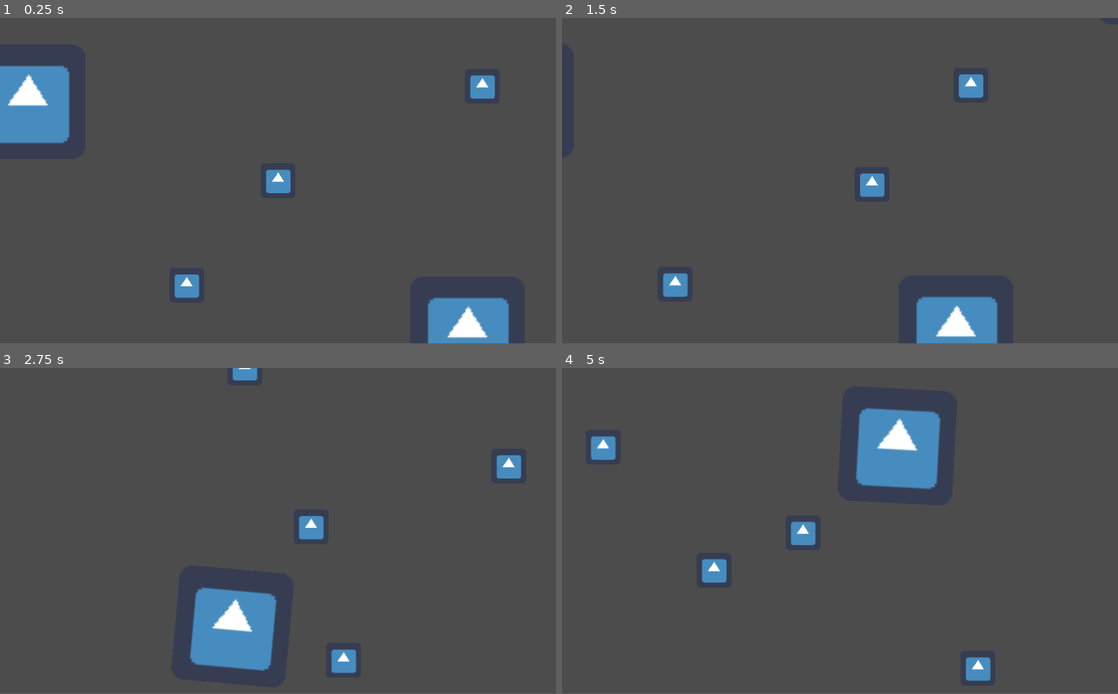
Above: before the commit, frames 1-4 (two rows, left to right).
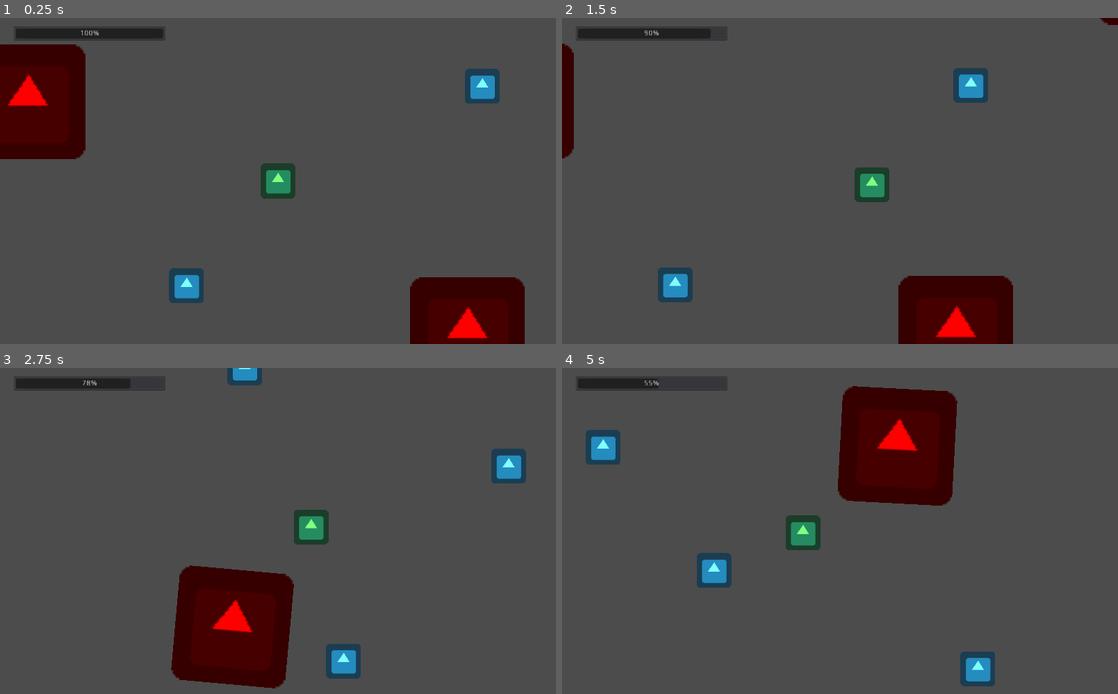
Above: after the commit, the same moments.

Repository: capsey/cube-cube
Game: Godot game, scene res://Scenes/Test Scene.tscn
Same seed, same stepped clock (60 frames per second), same inputs: the game is played once before the commit and once after it. The engine's default icon, where the game draws it, is replaced by a stand-in: a white triangle on a blue panel in a dark square.
Inputs:
- Up to frame 1 (0.25 s): no input
- Up to frame 2 (1.5 s): tap Enter at 0.5 s; hold Right (ui_right) 0.53-1.28 s; hold Down (ui_down) from 1.28 s (still down)
- Up to frame 3 (2.75 s): release Down (ui_down) at 2.03 s; hold Right (ui_right) from 2.03 s (still down)
- Up to frame 4 (5 s): release Right (ui_right) at 2.78 s; hold Up (ui_up) 2.78-3.53 s; hold Left (ui_left) from 3.53 s (still down)
In our replay, the window is 800x468 before the commit and 800x469 after it. These sizes can differ from the game's own. Grey fills any space a smaller window leaves; there, only what the larger window draws over its background counts as a difference.

The runs differ from the first frame. In frame 1, 12% of the frame differs, in the area x 0-95%, y 2-100%; in frame 2, 7.9%; in frame 3, 10%; in frame 4, 10%.

Commit message:
Fuel added
> Prototype sprites color tint added
> Window stretch mode changed
> Interface added
> Fuel mechanic added

Diff:
--- a/Project/Objects/Component Cube.tscn
+++ b/Project/Objects/Component Cube.tscn
@@ -15,9 +15,6 @@
 physics_material_override = ExtResource( 4 )
 script = ExtResource( 2 )
 connecting_cube = ExtResource( 3 )
-
-[node name="Sprite" type="Sprite" parent="."]
-texture = ExtResource( 1 )
 
 [node name="CollisionShape2D" type="CollisionShape2D" parent="."]
 shape = SubResource( 1 )
@@ -39,3 +36,7 @@
 [node name="Down CollisionShape" type="CollisionShape2D" parent="Area2D"]
 position = Vector2( 0, 30 )
 shape = SubResource( 2 )
+
+[node name="Sprite" type="Sprite" parent="."]
+modulate = Color( 0.501961, 1, 1, 1 )
+texture = ExtResource( 1 )
--- a/Project/Objects/Rocket Cube.tscn
+++ b/Project/Objects/Rocket Cube.tscn
@@ -13,9 +13,7 @@
 script = ExtResource( 2 )
 acceleration = 600.0
 mass = 1.0
-
-[node name="Sprite" type="Sprite" parent="."]
-texture = ExtResource( 1 )
+fuel = 10.0
 
 [node name="Area2D" type="Area2D" parent="."]
 
@@ -35,4 +33,8 @@
 position = Vector2( 0, 30 )
 shape = SubResource( 2 )
 
+[node name="Sprite" type="Sprite" parent="."]
+modulate = Color( 0.501961, 1, 0.501961, 1 )
+texture = ExtResource( 1 )
+
 [connection signal="area_entered" from="Area2D" to="." method="_on_area_entered"]
--- a/Project/Objects/Test Box.tscn
+++ b/Project/Objects/Test Box.tscn
@@ -10,9 +10,10 @@
 mass = 10.0
 physics_material_override = ExtResource( 2 )
 
+[node name="CollisionShape2D" type="CollisionShape2D" parent="."]
+shape = SubResource( 1 )
+
 [node name="Sprite" type="Sprite" parent="."]
+modulate = Color( 1, 0, 0, 1 )
 scale = Vector2( 3.3, 3.3 )
 texture = ExtResource( 1 )
-
-[node name="CollisionShape2D" type="CollisionShape2D" parent="."]
-shape = SubResource( 1 )
--- /dev/null
+++ b/Project/Scenes/Interface.tscn
@@ -0,0 +1,16 @@
+[gd_scene load_steps=2 format=2]
+
+[ext_resource path="res://Scripts/Interface.gd" type="Script" id=1]
+
+[node name="Interface" type="CanvasLayer"]
+script = ExtResource( 1 )
+
+[node name="ProgressBar" type="ProgressBar" parent="."]
+margin_left = 25.0
+margin_top = 15.0
+margin_right = 305.0
+margin_bottom = 42.0
+value = 50.0
+__meta__ = {
+"_edit_use_anchors_": false
+}
--- a/Project/Scenes/Test Scene.tscn
+++ b/Project/Scenes/Test Scene.tscn
@@ -1,13 +1,17 @@
-[gd_scene load_steps=5 format=2]
+[gd_scene load_steps=6 format=2]
 
 [ext_resource path="res://Objects/Component Cube.tscn" type="PackedScene" id=1]
 [ext_resource path="res://Objects/Player.tscn" type="PackedScene" id=2]
 [ext_resource path="res://Objects/Test Box.tscn" type="PackedScene" id=3]
 [ext_resource path="res://Scripts/CameraFollow.gd" type="Script" id=4]
+[ext_resource path="res://Scenes/Interface.tscn" type="PackedScene" id=5]
 
 [node name="Test Scene" type="Node2D"]
 
-[node name="Camera2D" type="Camera2D" parent="."]
+[node name="Interface" parent="." instance=ExtResource( 5 )]
+player_path = NodePath("../Player")
+
+[node name="Main Camera" type="Camera2D" parent="."]
 current = true
 smoothing_enabled = true
 script = ExtResource( 4 )
@@ -52,4 +56,4 @@
 [node name="Component Cube8" parent="Cubes" instance=ExtResource( 1 )]
 position = Vector2( 862.349, 6.87921 )
 
-[connection signal="center_changed" from="Player" to="Camera2D" method="center_changed"]
+[connection signal="center_changed" from="Player" to="Main Camera" method="center_changed"]
--- /dev/null
+++ b/Project/Scripts/Interface.gd
@@ -0,0 +1,20 @@
+extends Node
+
+# PUBLIC
+export var player_path: NodePath
+
+# PRIVATE
+var player: Node
+
+var fuel_bar: ProgressBar
+
+# PRIVATE METHODS
+func _ready():
+	player = get_node(player_path)
+	player.connect("fuel_changed", self, "_on_fuel_changed")
+
+	fuel_bar = get_node("ProgressBar")
+
+func _on_fuel_changed(value, max_fuel):
+	fuel_bar.max_value = max_fuel
+	fuel_bar.value = value
--- a/Project/Scripts/Player.gd
+++ b/Project/Scripts/Player.gd
@@ -4,14 +4,21 @@
 signal rocket(delta, direction, body)
 
 signal center_changed(new_center)
+signal fuel_changed(value, max_f)
 
 # PRIVATE
-var offset: Vector2
 var _cubes: Array
+
+var _max_fuel: float
+var _fuel: float
 
 # PRIVATE METHODS
 func _process(delta):
 	var direction = _get_input()
+
+	if direction == Vector2.ZERO: return
+	if _fuel <= 0: return
+
 	emit_signal("rocket", delta, direction, self)
 
 func _get_input():
@@ -27,26 +34,25 @@
 	if Input.is_action_pressed("ui_left"):
 		direction.x -= 1
 
-	return direction
+	return direction.normalized()
 
 func _update_center():
-	var center = _cubes[0].position
+	var center = Vector2.ZERO
 
 	if(_cubes.size() <= 1):
-		return center
+		emit_signal("center_changed", center)
+		pass
 
-	for i in range(1, _cubes.size()):
-		center = _middle_point(center, _cubes[i].position)
+	var x = 0
+	var y = 0
+
+	for c in _cubes:
+		x += c.position.x
+		y += c.position.y
+
+	center = Vector2(x / _cubes.size(), y / _cubes.size())
 
 	emit_signal("center_changed", center)
-
-func _middle_point(a: Vector2, b: Vector2):
-	var result = Vector2.ZERO
-
-	result.x = (a.x + b.x) / 2
-	result.y = (a.y + b.y) / 2
-
-	return result
 
 # PUBLIC METHODS
 func add_cube(cube: CollisionShape2D):
@@ -56,4 +62,16 @@
 	_cubes.append(cube)
 	_update_center()
 
+	_max_fuel += cube.fuel
+	add_fuel(cube.fuel)
+
 	print(name + ": " + cube.name + " succesfully connected!")
+
+func add_fuel(amount: float):
+	_fuel += amount
+
+	if _fuel < 0:
+		_fuel = 0
+		print("Game Over!")
+
+	emit_signal("fuel_changed", _fuel, _max_fuel)
--- a/Project/Scripts/RocketCube.gd
+++ b/Project/Scripts/RocketCube.gd
@@ -4,6 +4,7 @@
 export var player_path: NodePath
 export var acceleration: float
 export var mass: float
+export var fuel: float
 
 # PRIVATE
 var player: RigidBody2D
@@ -13,8 +14,9 @@
 	player = get_node(player_path)
 	player.add_cube(self)
 
-func _on_start_rocket(delta, direction, body: RigidBody2D):
+func _on_start_rocket(delta, direction: Vector2, body: RigidBody2D):
 	body.apply_central_impulse(direction * acceleration * delta)
+	body.add_fuel(-delta * direction.length())
 
 func _on_area_entered(area: Area2D):
 	if area.get_parent().has_method("connect_rocket_cube"):
--- a/Project/project.godot
+++ b/Project/project.godot
@@ -13,6 +13,11 @@
 config/name="Cube Cube"
 run/main_scene="res://Scenes/Test Scene.tscn"
 config/icon="res://icon.png"
+
+[display]
+
+window/stretch/mode="2d"
+window/stretch/aspect="expand"
 
 [input]
 
